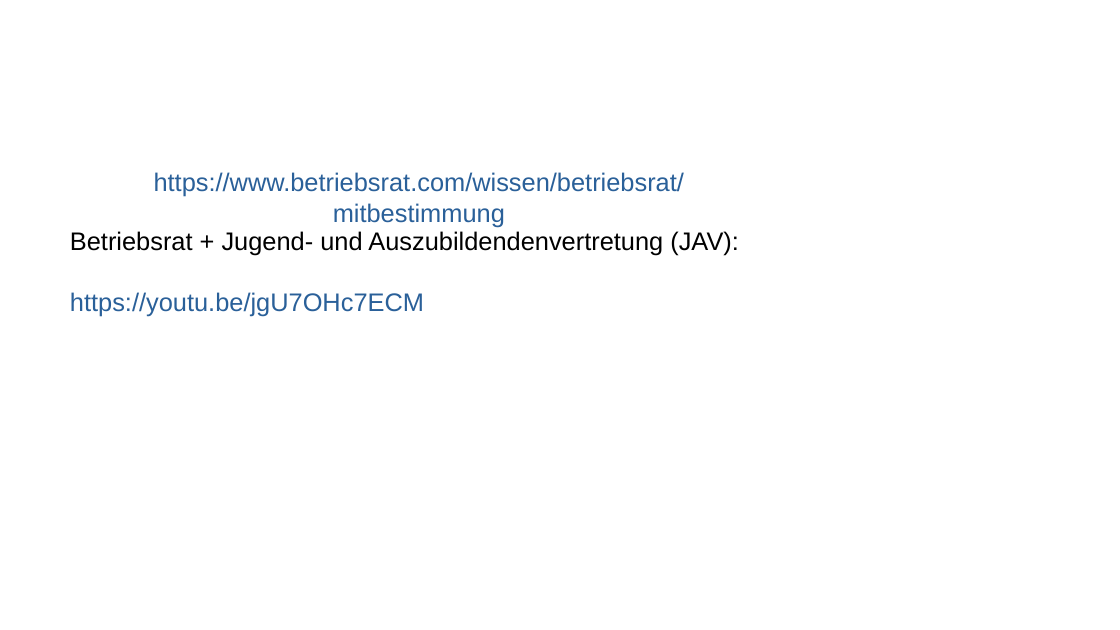
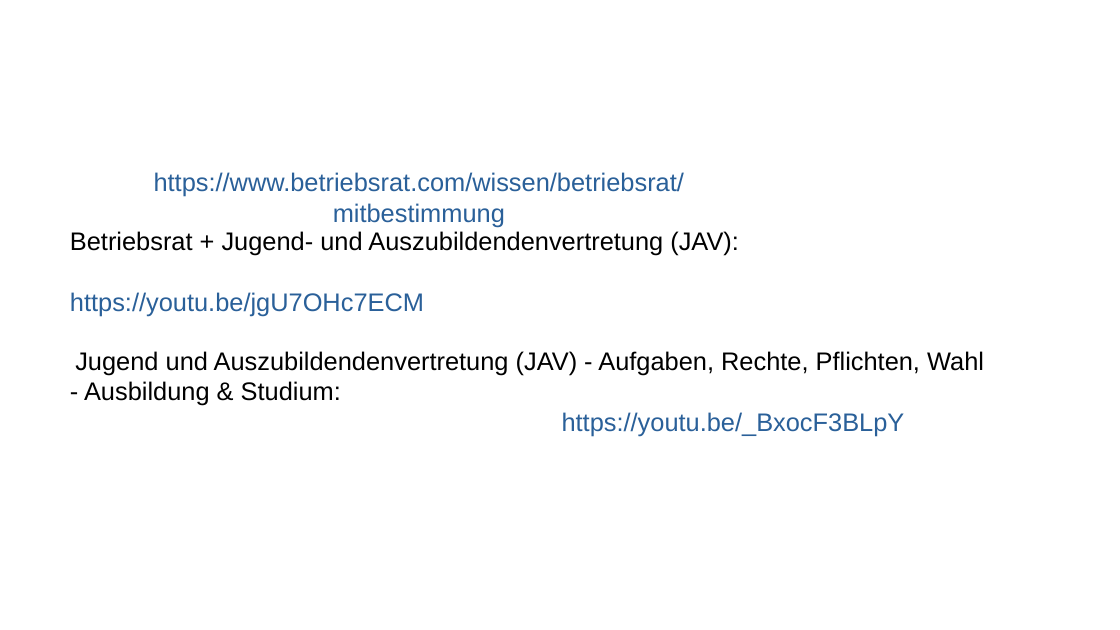
Before and after one commit to Quanterm/Mitbestimmung-im-Betrieb, a slide deck: slide 7 of Jugend- und Auszubildendenvertretungen.odp (slide 8 before the commit). Drawn at 1120x630 pixels with LibreOffice and Linux fonts; fonts in the diff are those of the drawing; background and template pictures are left out. Boxes give left, top, right and bottom in pixels: in the first picture for what was removed or moved away, otherwise in the second. Text is boxed around its words. In the diff, an @@ line names an element or a change of style, - is before the commit and + after.

```diff
--- a/Jugend- und Auszubildendenvertretungen.odp
+++ b/Jugend- und Auszubildendenvertretungen.odp
@@ text added at <box>75,351,984,436</box>, 18 pt, text #000000 @@
+Jugend und Auszubildendenvertretung (JAV) - Aufgaben, Rechte, Pflichten, Wahl - Ausbildung & Studium: https://youtu.be/_BxocF3BLpY
```
Also in this commit, not shown: 2 other slides changed, 2 slides added, 4 slides removed, 1 other file.
